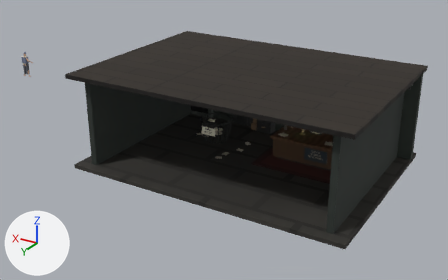
One commit to the Blender file src/worlds/dead-letter-office/assets/room/dlo-room.blend: the scene before it, then after it.
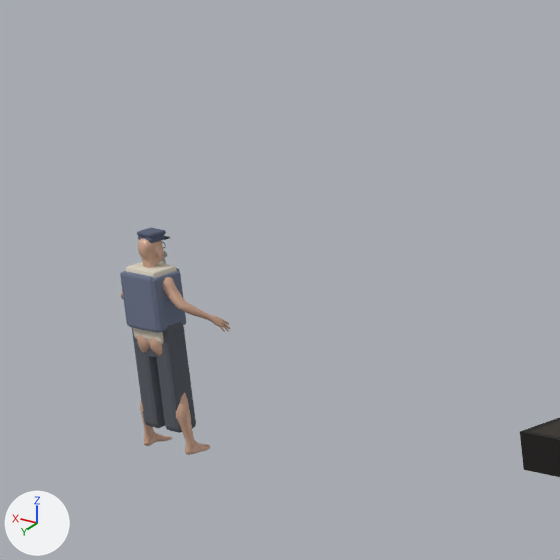
The first picture shows the older version from a 50 mm camera at (-13.5, 28.9, 13.1) aimed at (2.3, 2.5, -0.1). The close-ups show the older and then the newer version on the part from 2% to 15% of the width and 10% to 32% of the height of that picture. Only the edits that show in the close-ups are written down. Lighting does not change. The marker at lower left points along +X, +Y and +Z.

Before the edit, the objects in view are built like this:
```python
ob_npm_body_anchor = bpy.data.objects.new('NPM_body_anchor', None)
ob_npm_body_anchor.location = (20.0, -0.005, 1.43)
ob_npm_head_anchor = bpy.data.objects.new('NPM_head_anchor', None)
ob_npm_head_anchor.location = (20.0, -0.148, 1.578)
ob_npm_leg_r = bpy.data.objects.new('npm_leg_r', me_cube_069)
ob_npm_leg_r.parent = ob_npm_body_anchor
ob_npm_leg_r.location = (19.89, -0.025, 0.6)
ob_npm_leg_r.scale = (1.89, 1.73, 2.15)
ob_postmaster_mpfb = bpy.data.objects.new('Postmaster_MPFB', me_base)
ob_postmaster_mpfb.location = (20.0, 0.0, 0.0)
# also in view: 'ceiling' at (0.0, 4.0, 4.5); 'npm_torso' at (20.0, 0.0, 1.2); 'npm_leg_l' at (20.1, 0.0, 0.6); 'npm_vest_r' at (19.8, 0.0, 1.2); 'npm_vest_b' at (20.0, 0.1, 1.2)
```
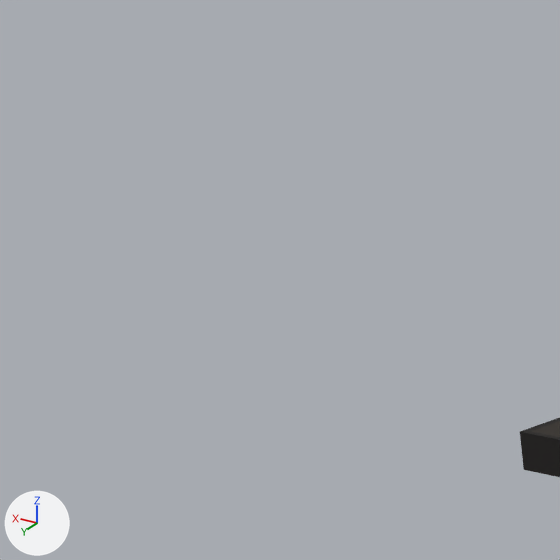
ob_npm_head_anchor is not drawn itself; it is the parent of ob_npm_spec_l, ob_npm_spec_r, ob_npm_spec_b, ob_npm_stash, ob_npm_beard, ob_npm_brow_l, ob_npm_brow_r, ob_npm_cap_band.
ob_npm_body_anchor is not drawn itself; it is the parent of ob_npm_vest_f, ob_npm_vest_b, ob_npm_vest_l, ob_npm_vest_r, ob_npm_collar, ob_npm_tie, ob_npm_torso, ob_npm_leg_l.

Changed parts and their boxes (x1, y1, x2, y2) in the close-ups (560 x 560 px):
'Postmaster_MPFB', moved, turned, rescaled (not visible afterwards)
    before: (121, 239, 231, 455)
'npm_leg_r', moved, turned, rescaled (not visible afterwards)
    before: (156, 322, 196, 433)
'npm_vest_b', moved, turned, rescaled (not visible afterwards)
    before: (122, 271, 159, 333)
'npm_leg_l', moved, turned, rescaled (not visible afterwards)
    before: (132, 328, 165, 428)
'npm_vest_r', moved, turned, rescaled (not visible afterwards)
    before: (152, 271, 186, 332)
'npm_torso', moved, turned, rescaled (not visible afterwards)
    before: (125, 262, 185, 344)
'npm_cap_top', moved, turned, rescaled (not visible afterwards)
    before: (137, 228, 166, 238)
'npm_cap_band', moved, turned, rescaled (not visible afterwards)
    before: (138, 235, 165, 243)
'npm_vest_l', moved, turned, rescaled (not visible afterwards)
    before: (120, 272, 128, 325)
'npm_waist', moved, turned, rescaled (not visible afterwards)
    before: (147, 344, 157, 357)
'npm_collar', moved, turned, rescaled (not visible afterwards)
    before: (157, 261, 164, 266)
'npm_cap_visor', moved, turned, rescaled (not visible afterwards)
    before: (164, 236, 170, 240)

What the commit changed:
Object 'NPM_head_anchor' (ob_npm_head_anchor) moves from (20.0, -0.148, 1.578) to (-1.7, 1.766, 1.988).
Object 'NPM_head_anchor' (ob_npm_head_anchor) turns from (0, 0, 0) to (0, 0, -180) degrees about x, y and z.
Object 'NPM_head_anchor' (ob_npm_head_anchor) is rescaled from (1.0, 1.0, 1.0) to (1.26, 1.26, 1.26).
Object 'NPM_body_anchor' (ob_npm_body_anchor) moves from (20.0, -0.005, 1.43) to (-1.7, 1.586, 1.802).
Object 'NPM_body_anchor' (ob_npm_body_anchor) turns from (0, 0, 0) to (0, 0, -180) degrees about x, y and z.
Object 'NPM_body_anchor' (ob_npm_body_anchor) is rescaled from (1.0, 1.0, 1.0) to (1.26, 1.26, 1.26).
Object 'Postmaster_MPFB' (ob_postmaster_mpfb) moves from (20.0, 0.0, 0.0) to (-1.7, 1.58, 0.0).
Object 'Postmaster_MPFB' (ob_postmaster_mpfb) turns from (0, 0, 0) to (0, 0, -180) degrees about x, y and z.
Object 'Postmaster_MPFB' (ob_postmaster_mpfb) is rescaled from (1.0, 1.0, 1.0) to (1.26, 1.26, 1.26).
